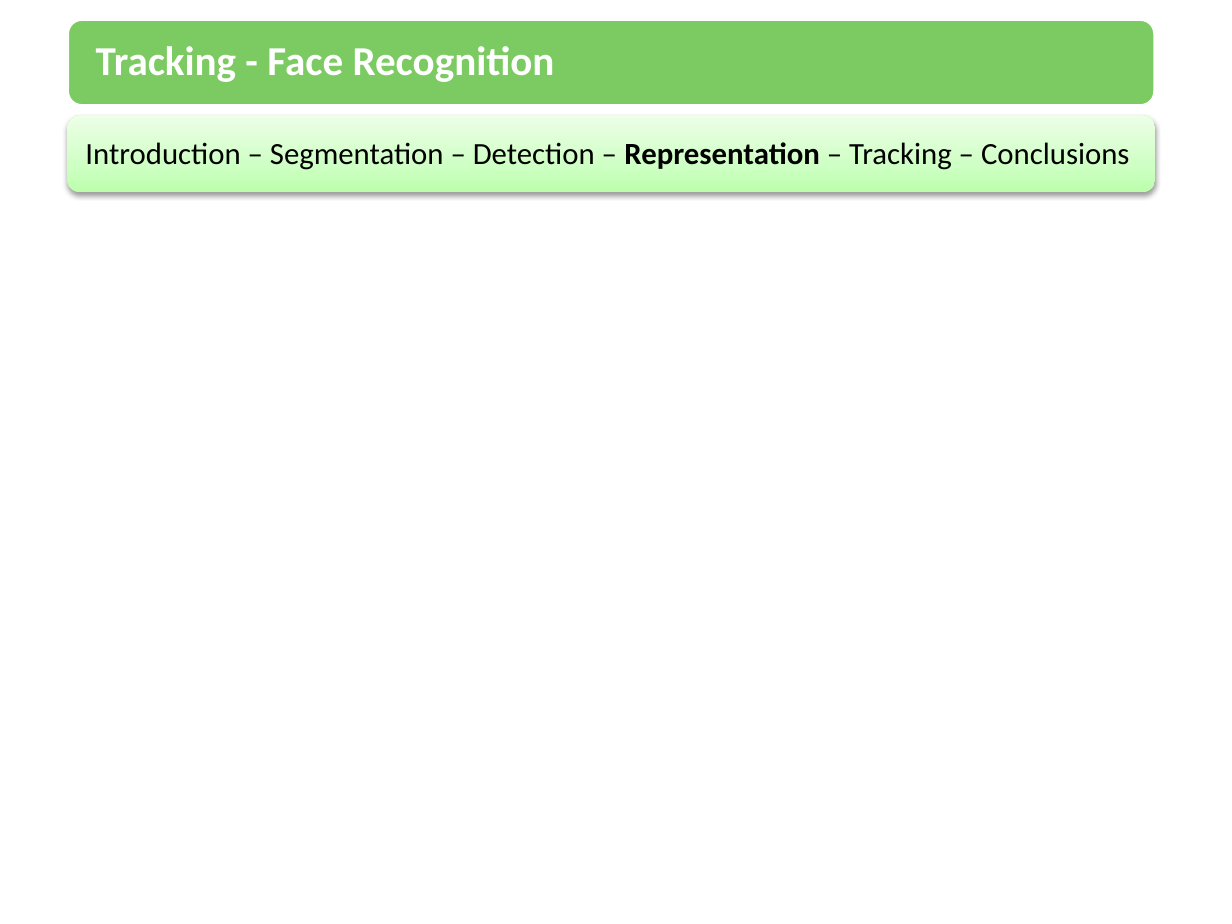
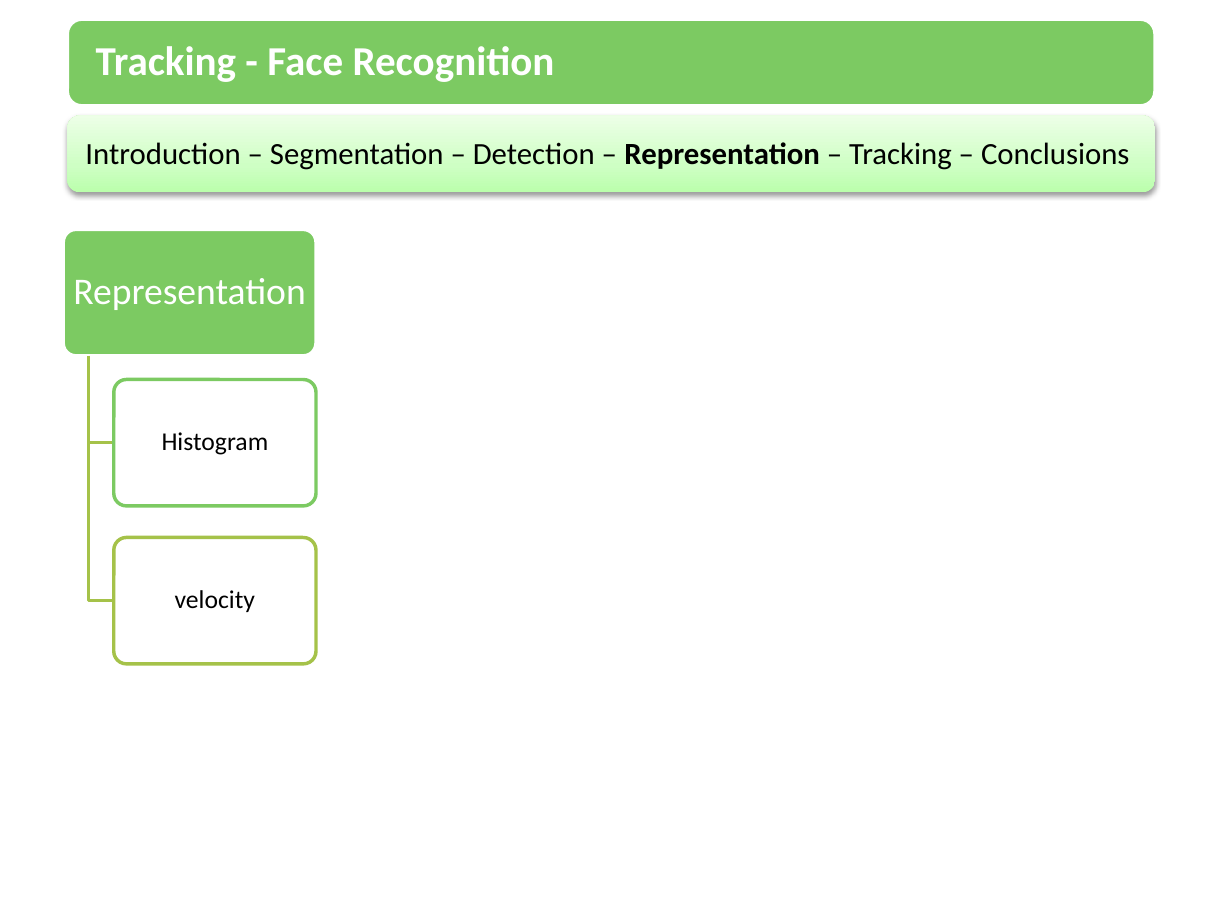
Before and after one commit to amounir86/mcvai-tracking, a slide deck: slide 7 of trunk/Tracking.pptx. Drawn at 1232x924 pixels with LibreOffice and Linux fonts; fonts in the diff are those of the drawing. Boxes give left, top, right and bottom in pixels: in the first picture for what was removed or moved away, otherwise in the second. Text is boxed around its words. In the diff, an @@ line names an element or a change of style, - is before the commit and + after.

```diff
--- a/trunk/Tracking.pptx
+++ b/trunk/Tracking.pptx
@@ group added at box(63, 229, 315, 664): 3 rounded rectangles, 3 texts, 2 freeform shapes @@
+Representation
+Histogram
+velocity
```
Also in this commit, not shown: 5 other slides changed.
